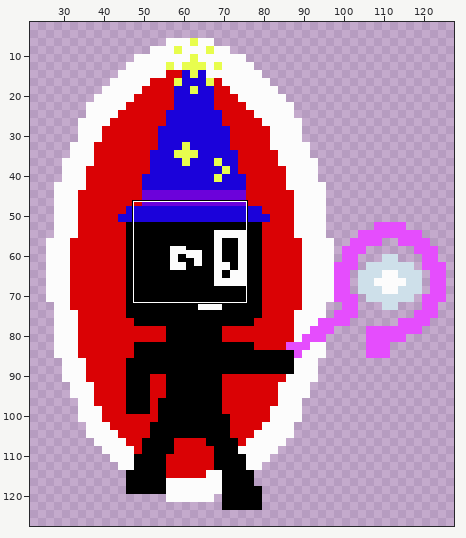
Two versions of one sprite sheet, sprites/images/S_Shepherd_Attack_Hurt_0.png. The picture above shows the old version from afar; the outline marks the close-up.
Close-up. Earlier state:
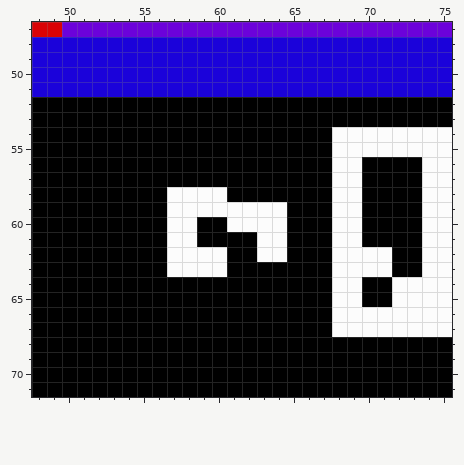
The file is 128x128 pixels. Colours within 5 levels of each other are drawn and written as one. Shown: x 48..75, y 47..71. The wide view leaves out empty margins.
Once edited:
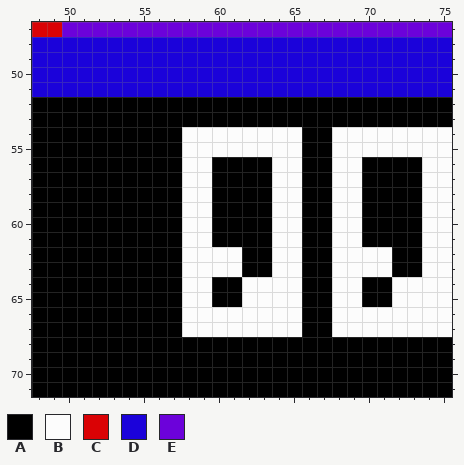
Palette (. is transparent): A #000000  B #fcfcfc  C #da0205  D #1b02da  E #6c02da
Diff:
The edit turns colour B into colour A in row 58 at x 57 and 60; in row 59 at x 57 and 60 to 63; in row 60 at x 57 and 61 to 63; in rows 61 to 62 at x 57 and 63; in row 63 at x 57.
The edit turns colour A into colour B in rows 54 to 55 at x 58 to 65; in rows 56 to 57 at x 58 to 59 and 64 to 65; in row 58 at x 64 to 65; in row 59 at x 65; in rows 60 to 61 at x 59 and 65; in row 62 at x 61 and 65.
The edit turns colour A into colour B in row 63 at x 61 and 64 to 65; in rows 64 to 65 at x 58 to 59 and 62 to 65; in rows 66 to 67 at x 58 to 65.
Boxes around the changes in both close-ups, in picture pixels (x1, y1, x2, y2):
changed: (167, 127, 302, 337)
